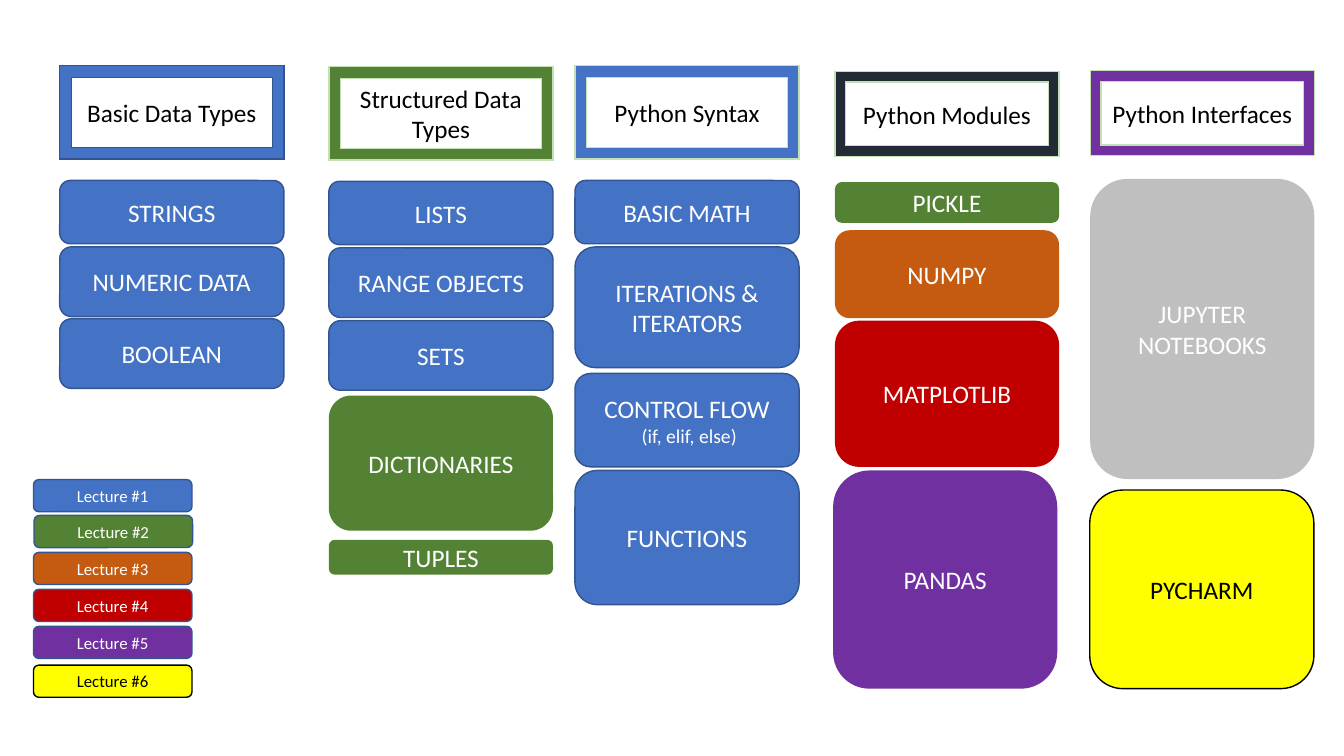
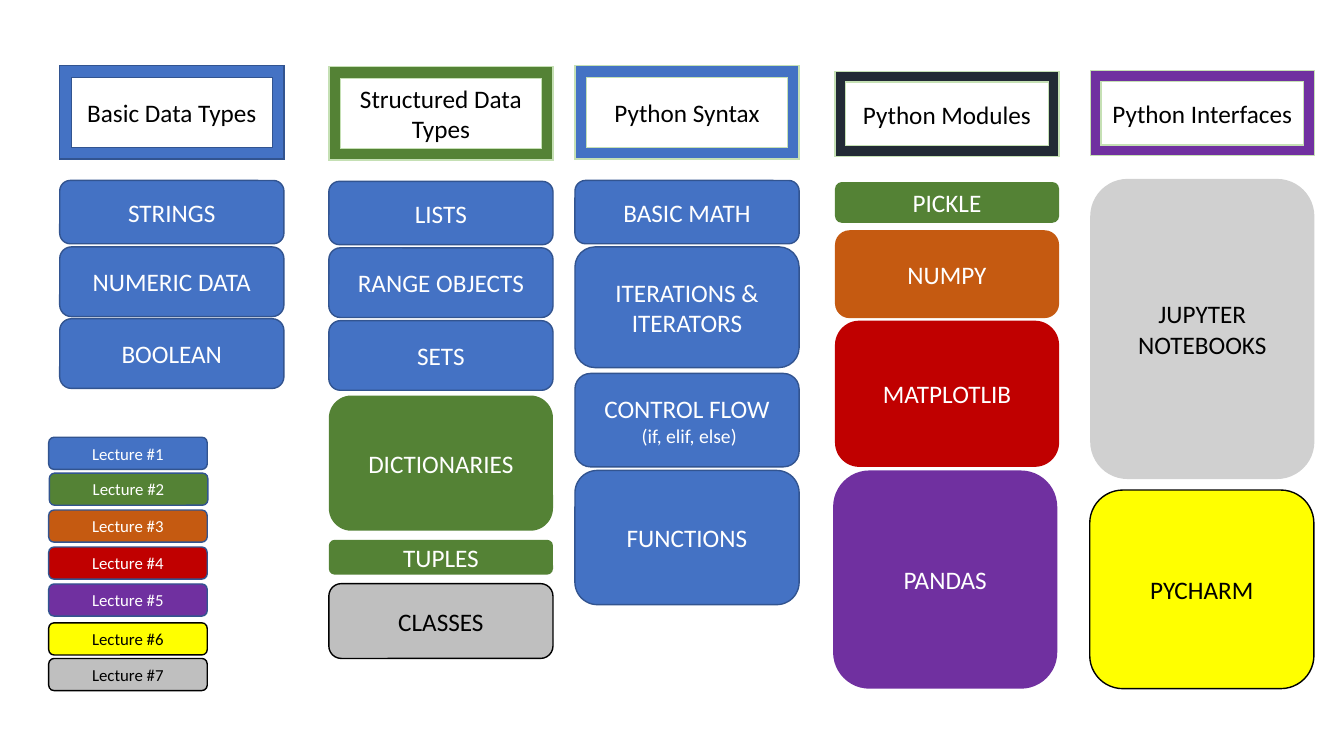
Before and after one commit to niskrev/Treasury_python_tutorials, a slide deck: slide 2 of docs/Python_Tutorials_Schedule.pptx. Drawn at 1344x756 pixels with LibreOffice and Linux fonts; fonts in the diff are those of the drawing; grey boxes stand for pictures. Boxes give left, top, right and bottom in pixels: in the first picture for what was removed or moved away, otherwise in the second. Text is boxed around its words. In the diff, an @@ line names an element or a change of style, - is before the commit and + after.

Commit message:
post lecture clean up

```diff
--- a/docs/Python_Tutorials_Schedule.pptx
+++ b/docs/Python_Tutorials_Schedule.pptx
@@ rounded rectangle removed at (1091,178,1315,479) @@
-JUPYTER NOTEBOOKS
@@ picture added at (1091,178,1315,479), 18 pt, text #000000 @@
+JUPYTER NOTEBOOKS
@@ rounded rectangle "Lecture #3": place and size @@
-rounded rectangle "Lecture #3" at (33,553,192,585)
+rounded rectangle "Lecture #3" at (48,510,207,542)
@@ rounded rectangle "Lecture #4": place and size @@
-rounded rectangle "Lecture #4" at (33,590,192,622)
+rounded rectangle "Lecture #4" at (48,547,207,580)
@@ rounded rectangle added at (329,584,553,658), fill #BFBFBF, outline #000000 1 pt, 18 pt, text #000000 @@
+CLASSES
@@ 4 rounded rectangles: place and size @@
-4 rounded rectangles at (33,480,193,698)
+4 rounded rectangles at (48,438,208,655)
@@ rounded rectangle added at (48,658,207,691), fill #BFBFBF, outline #000000 1 pt, 12 pt, text #000000 @@
+Lecture #7
```
Also in this commit, not shown: 4 other files.
